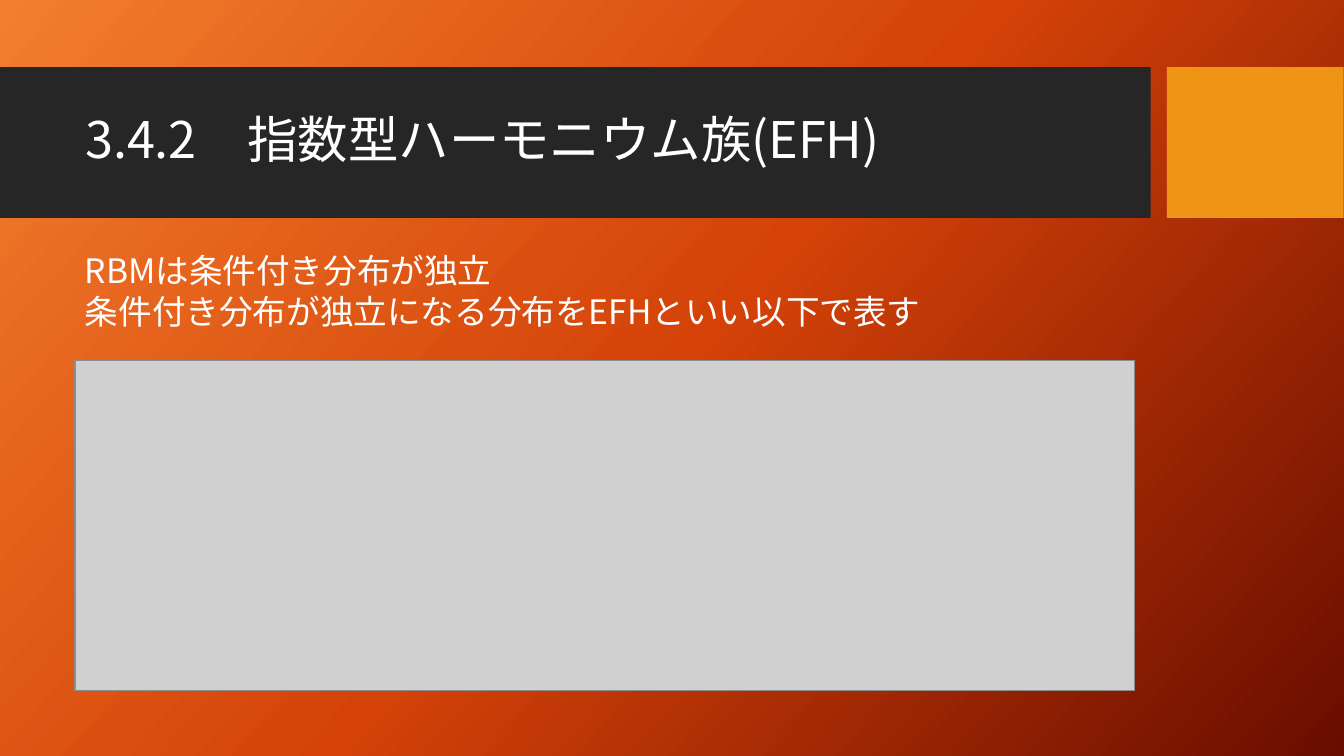
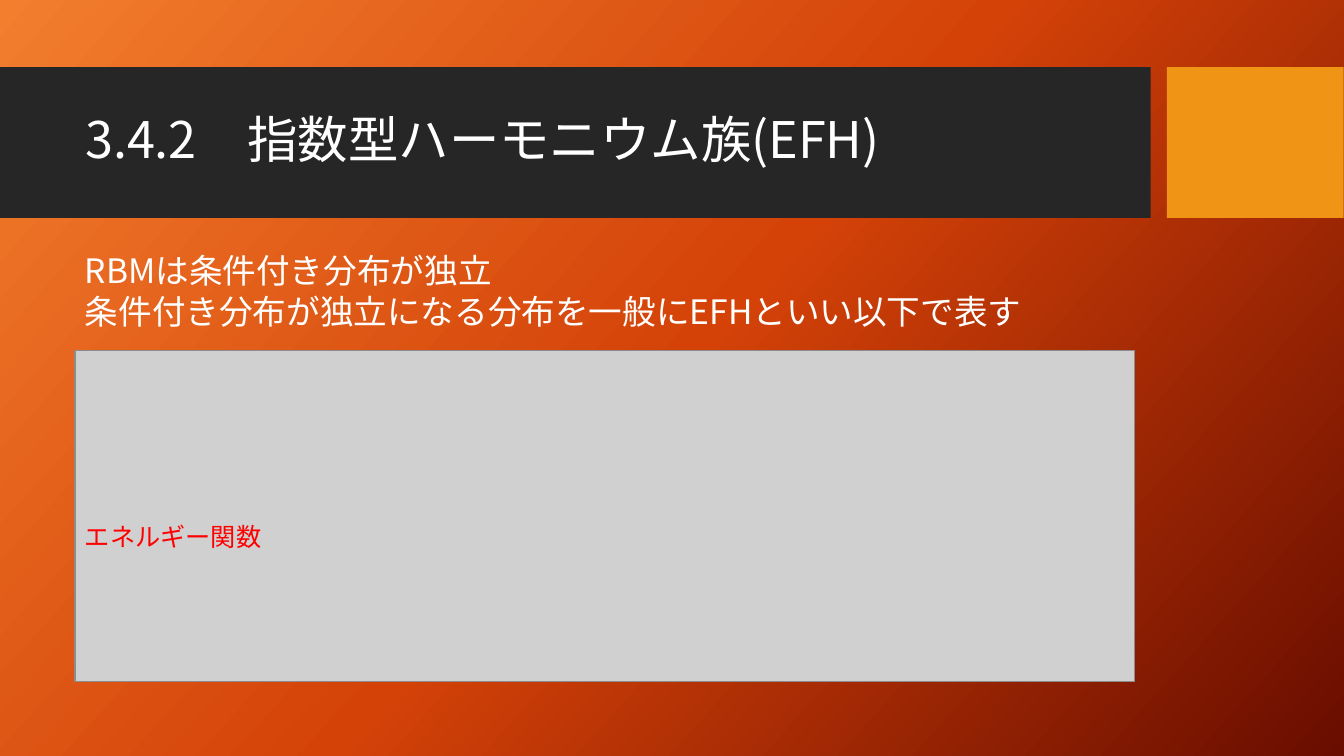
Before and after one commit to seigenji/deep_learning, a slide deck: slide 6 of deep_learning3.4.pptx. Drawn at 1344x756 pixels with LibreOffice and Linux fonts; fonts in the diff are those of the drawing; grey boxes stand for pictures; background and template pictures are left out. Boxes give left, top, right and bottom in pixels: in the first picture for what was removed or moved away, otherwise in the second. Text is boxed around its words. In the diff, an @@ line names an element or a change of style, - is before the commit and + after.

```diff
--- a/deep_learning3.4.pptx
+++ b/deep_learning3.4.pptx
@@ text at [85,295,1021,327]: text changed @@
-条件付き分布が独立になる分布をEFHといい以下で表す
+条件付き分布が独立になる分布を一般にEFHといい以下で表す
@@ picture: place and size @@
-picture at [75,360,1134,691]
+picture at [75,351,1134,682]
@@ text added at [85,524,261,548], 18 pt, text #FF0000 @@
+エネルギー関数
```
Also in this commit, not shown: 1 other slide changed.
